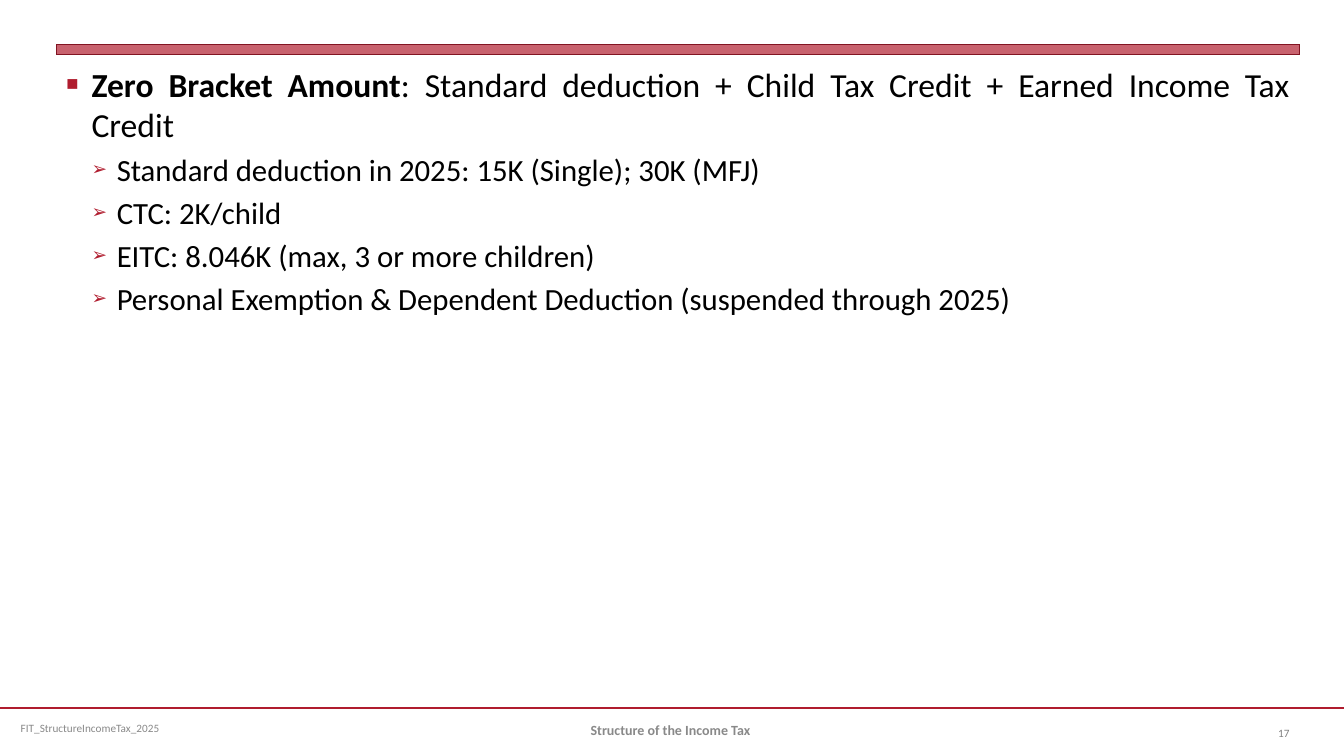
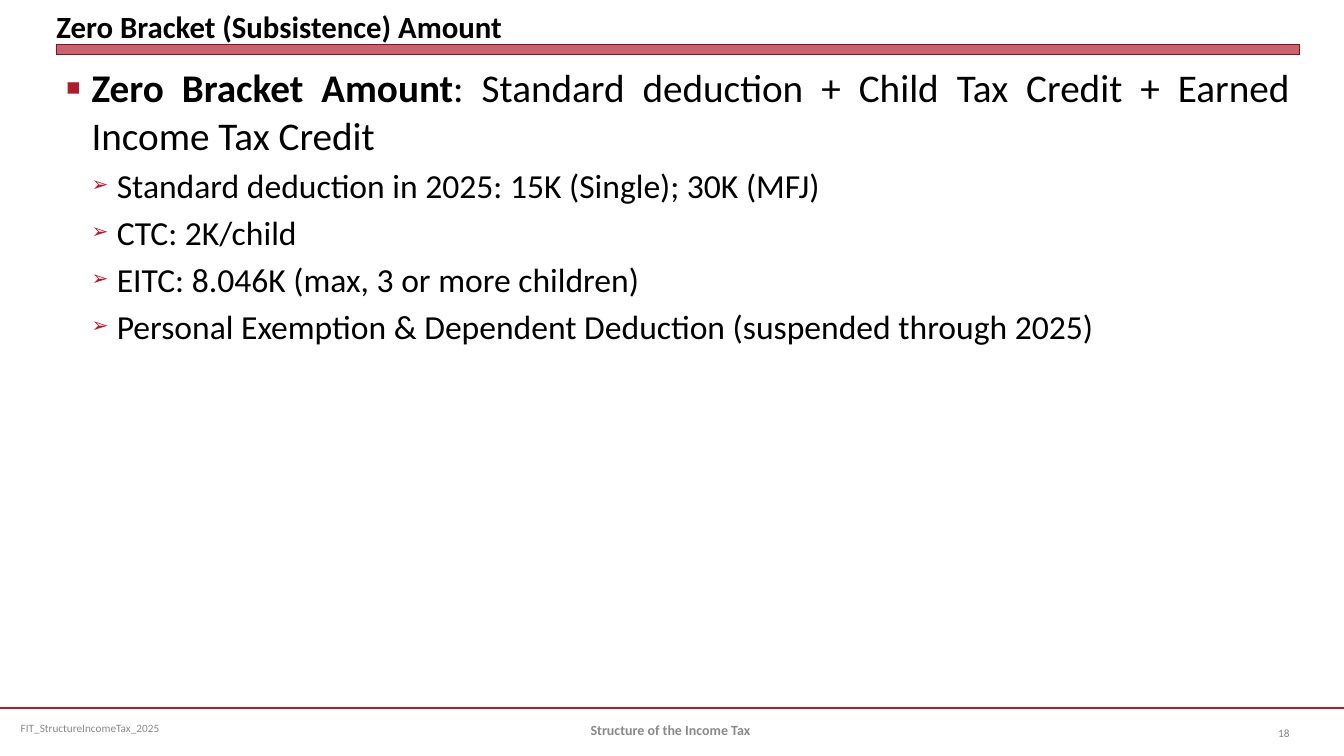
Before and after one commit to jmc877/Fed-Income-Tax, a slide deck: slide 18 of slides/FIT_StructureIncomeTax_2025.pptx (slide 17 before the commit). Drawn at 1344x756 pixels with LibreOffice and Linux fonts; fonts in the diff are those of the drawing. Boxes give left, top, right and bottom in pixels: in the first picture for what was removed or moved away, otherwise in the second. Text is boxed around its words. In the diff, an @@ line names an element or a change of style, - is before the commit and + after.

```diff
--- a/slides/FIT_StructureIncomeTax_2025.pptx
+++ b/slides/FIT_StructureIncomeTax_2025.pptx
@@ title added at <box>56,15,502,46</box>, 22 pt, text #000000, bold @@
+Zero Bracket (Subsistence) Amount
@@ text "Zero Bracket Amount: Standard deduction ..." at <box>92,74,1289,345</box>: size 24 to 28 pt in "Zero Bracket Amount: Standard deduction + Child ..."; size 22 to 24 pt in "Standard deduction in 2025: 15K (Single); 30K ...", "CTC: 2K/child", "EITC: 8.046K (max, 3 or more children)", "Personal Exemption & Dependent Deduction (suspended through ..." @@
@@ page number at <box>1278,729,1289,737</box>: text changed @@
-17
+18
```
Also in this commit, not shown: 3 other slides changed, 6 slides added, 1 other file.
